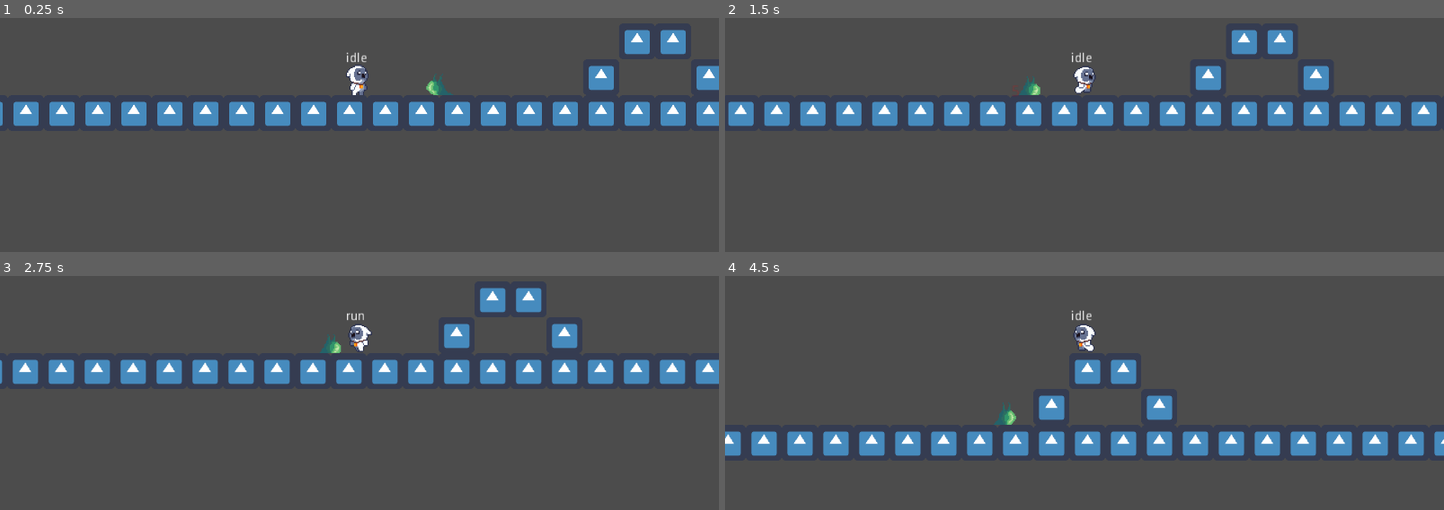
Above: before the commit, frames 1-4 (two rows, left to right).
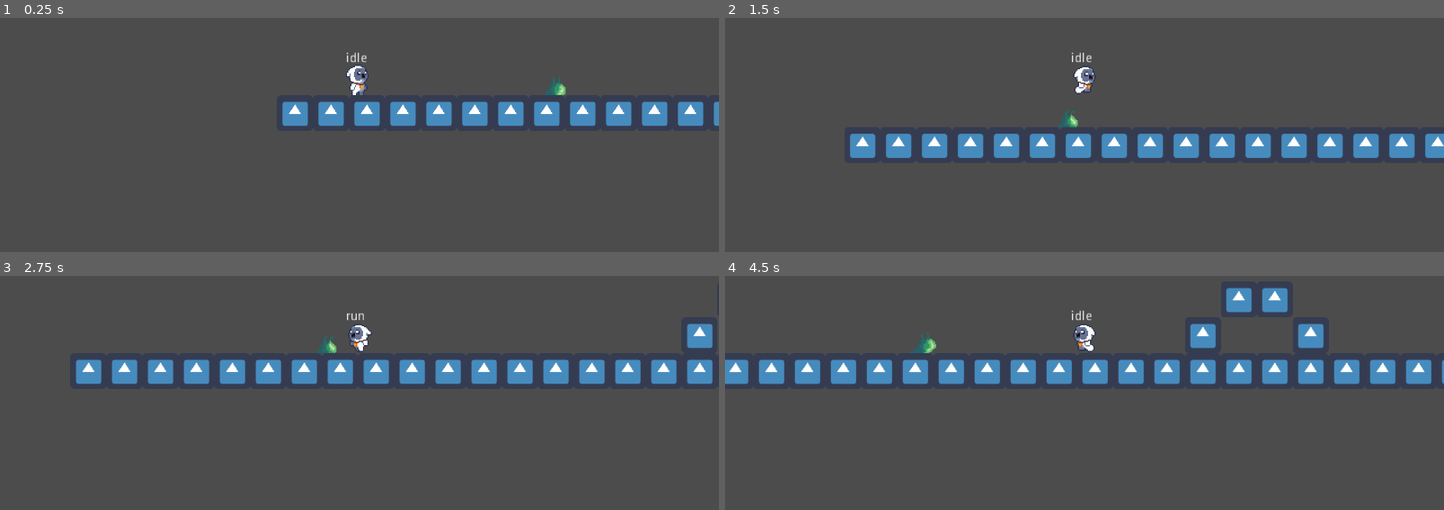
Above: after the commit, the same moments.

Repository: tnp2004/Game2D-ComputerProject
Game: Godot game, scene res://Stages/World.tscn
Two runs of this game, one before a commit and one after it. Both use one fixed random seed, a clock stepped at 60 frames per second and the inputs below. The engine's default icon, where the game draws it, is replaced by a stand-in: a white triangle on a blue panel in a dark square.
Inputs (mouse positions are in pixels of both pictures, inside the frame that each line leads up to):
- Up to frame 1 (0.25 s): no input
- Up to frame 2 (1.5 s): move the mouse to (1242, 57) at 0.52 s; hold Right (ui_right) from 0.53 s (still down); click (1242, 57) at 0.6 s; tap Up (ui_up) at 0.77 s; move the mouse to (940, 97) at 1.27 s; click (940, 97) at 1.35 s
- Up to frame 3 (2.75 s): tap Up (ui_up) at 1.52 s; move the mouse to (outside the picture) at 2.02 s; release Right (ui_right) at 2.03 s; hold Left (ui_left) from 2.03 s (still down); click (outside the picture) at 2.1 s
- Up to frame 4 (4.5 s): move the mouse to (1048, 416) at 2.77 s; release Left (ui_left) at 2.78 s; hold Right (ui_right) 2.78-4.28 s; click (1048, 416) at 2.85 s; tap Up (ui_up) at 3.02, 3.77 s; move the mouse to (1300, 395) at 3.52 s; click (1300, 395) at 3.6 s; move the mouse to (outside the picture) at 4.27 s; hold Left (ui_left) from 4.28 s (still down); click (outside the picture) at 4.35 s

The runs differ from the first frame. In frame 1, 8.8% of the frame differs, in the area x 0-100%, y 4-47%; in frame 2, 16%; in frame 3, 9.1%; in frame 4, 18%, in the area x 0-100%, y 4-78%.

Commit message:
Slime Update
- Intelligent Slime System

Diff:
--- a/Characters/Owlet.gd
+++ b/Characters/Owlet.gd
@@ -62,7 +62,6 @@
 	velocity.y += _delta * GRAVITY
 	velocity = move_and_slide(velocity, Vector2.UP)
 	current_state_label()
-	print(velocity.length())
 
 # damage indicator
 func spawn_effect(EFFECT, effect_position = global_position):
--- a/Enemies/Enemy.gd
+++ b/Enemies/Slime.gd
@@ -1,6 +1,12 @@
 extends KinematicBody2D
 
 const INDICATOR_DAMAGE = preload("res://UI/DamageIndicator.tscn")
+
+var SPEED = 200
+var JUMPFORCE = 100
+const FRICTION = 0.5
+const GRAVITY = 1000
+var velocity = Vector2.ZERO
 
 func i_get_attack(damage, most_damage, buff_damage):
 	spawn_damageIndicator(damage, most_damage, buff_damage)
@@ -22,11 +28,7 @@
 		indicator.label.text = str(damage + buff_damage)
 
 # chase player
-var SPEED = 200
-const FRICTION = 0.5
-const GRAVITY = 1000
 var isChase = false
-var velocity = Vector2.ZERO
 
 func get_player_node():
 	for i in get_tree().current_scene.get_children():
@@ -34,19 +36,12 @@
 			return i # player node
 
 func chase_player():
-	if isChase:
-		var to_player = (get_player_node().position - position).normalized()
-		velocity.x = to_player.x * SPEED * FRICTION
-		velocity = move_and_slide(velocity, Vector2.UP)
-	else:
-		velocity = Vector2.ZERO
+	var to_player = (get_player_node().position - position).normalized()
+	velocity.x = to_player.x * SPEED * FRICTION
+	velocity = move_and_slide(velocity, Vector2.UP)
 
 func _physics_process(delta):
 	velocity.y += GRAVITY * delta
-	if velocity.x < 0:
-		$AnimatedSprite.flip_h = true
-	elif velocity.x > 0:
-		$AnimatedSprite.flip_h = false
 
 func _on_Detectplayer_body_entered(body):
 	if body.is_in_group("player"):
--- a/Enemies/Enemy.tscn
+++ b/Enemies/Slime.tscn
@@ -1,7 +1,7 @@
 [gd_scene load_steps=48 format=2]
 
 [ext_resource path="res://Enemies-Sprite/Slime/Slime_Spiked_Idle.png" type="Texture" id=1]
-[ext_resource path="res://Enemies/Enemy.gd" type="Script" id=2]
+[ext_resource path="res://Enemies/Slime.gd" type="Script" id=2]
 [ext_resource path="res://Enemies-Sprite/Slime/Slime_Spiked_Run.png" type="Texture" id=3]
 [ext_resource path="res://Enemies-Sprite/Slime/Slime_Spiked_Death.png" type="Texture" id=4]
 [ext_resource path="res://Enemies-Sprite/Slime/Slime_Spiked_Hit.png" type="Texture" id=5]
@@ -365,5 +365,10 @@
 [node name="CollisionShape2D" type="CollisionShape2D" parent="Detectplayer"]
 shape = SubResource( 3 )
 
+[node name="Grounddetecter" type="RayCast2D" parent="."]
+position = Vector2( 43, 0 )
+enabled = true
+cast_to = Vector2( 0, 40 )
+
 [connection signal="body_entered" from="Detectplayer" to="." method="_on_Detectplayer_body_entered"]
 [connection signal="body_exited" from="Detectplayer" to="." method="_on_Detectplayer_body_exited"]
--- a/Stages/World.tscn
+++ b/Stages/World.tscn
@@ -2,7 +2,7 @@
 
 [ext_resource path="res://icon.png" type="Texture" id=1]
 [ext_resource path="res://Characters/Owlet.tscn" type="PackedScene" id=2]
-[ext_resource path="res://Enemies/Enemy.tscn" type="PackedScene" id=3]
+[ext_resource path="res://Enemies/Slime.tscn" type="PackedScene" id=3]
 
 [sub_resource type="ConvexPolygonShape2D" id=1]
 points = PoolVector2Array( 64, 64, 0, 64, 0, 0, 64, 0 )
@@ -34,7 +34,7 @@
 position = Vector2( 341, 214 )
 
 [node name="Owlet" parent="." instance=ExtResource( 2 )]
-position = Vector2( -78, -35 )
+position = Vector2( -621, -31 )
 scale = Vector2( 2, 2 )
 
 [node name="TileMap" type="TileMap" parent="."]
@@ -42,5 +42,5 @@
 format = 1
 tile_data = PoolIntArray( -131066, 0, 0, -131065, 0, 0, -65531, 0, 0, -65528, 0, 0, 65524, 0, 0, 65525, 0, 0, 65526, 0, …(311 unchanged characters)…
 
-[node name="Enemy" parent="." instance=ExtResource( 3 )]
-position = Vector2( 84, -33 )
+[node name="Slime" parent="." instance=ExtResource( 3 )]
+position = Vector2( -247, -27 )
